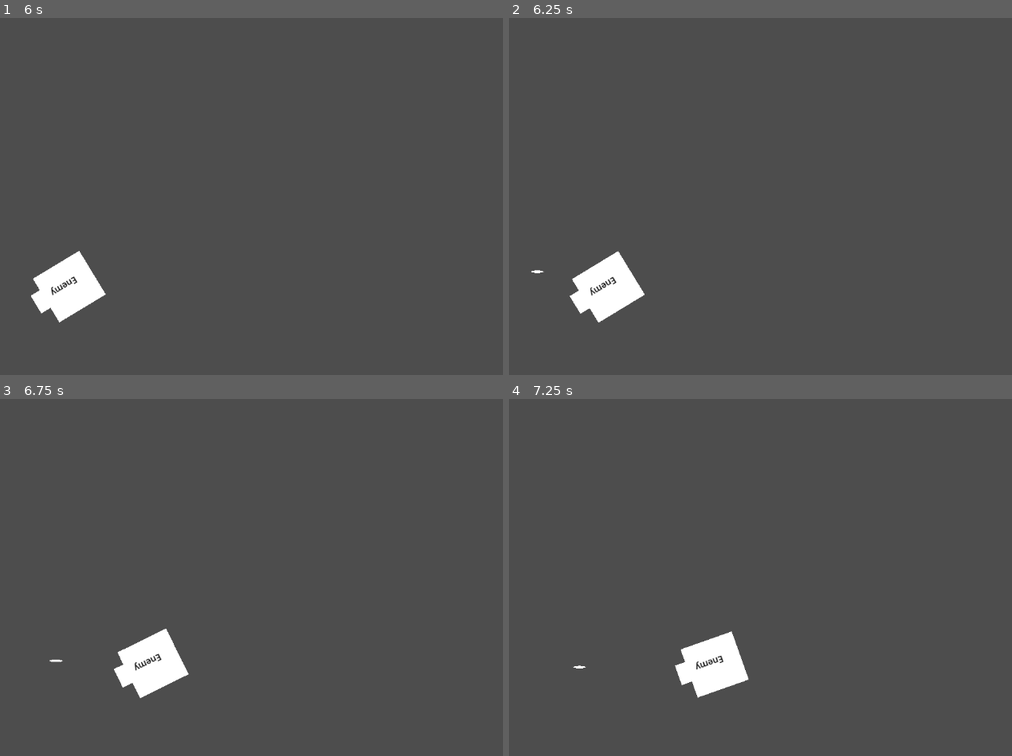
Above: before the commit, frames 1-4 (two rows, left to right).
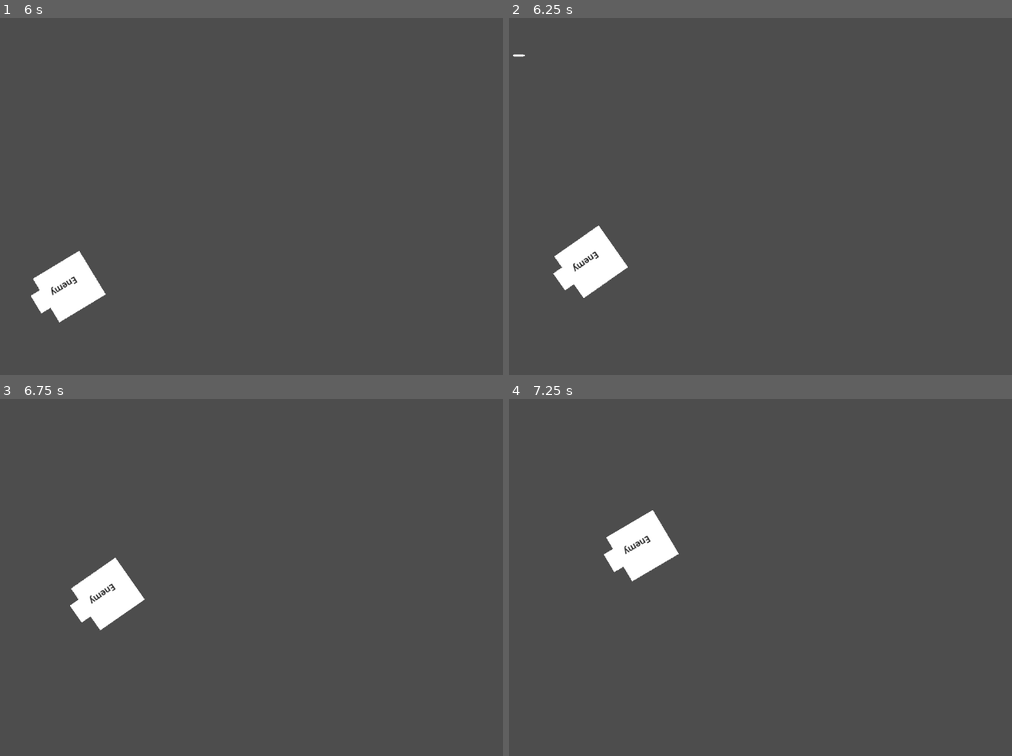
Above: after the commit, the same moments.

Repository: bookworm6/GodsOfPixels
Game: Godot game, scene res://source/main.tscn
Two runs of this game, one before a commit and one after it. Both use one fixed random seed, a clock stepped at 60 frames per second and the inputs below.
Inputs:
- Up to frame 1 (6 s): tap Enter at 0.5, 2.75, 4.25 s; hold A (a) 0.53-1.28 s; tap D (d) at 0.8, 1.35, 3.05, 4.35, 5.3 s; tap S (s) at 1.55, 3.8 s; tap Space (SPACEBAR) at 2, 2.85, 3.5, 5 s; hold S (s) 2.03-2.78 s; tap A (a) at 2.3, 4.55 s; hold A (a) 3.53-4.28 s; hold S (s) 5.03-5.78 s; tap W (w) at 5.85 s
- Up to frame 2 (6.25 s): tap S (s) at 6.05 s
- Up to frame 3 (6.75 s): hold A (a) from 6.53 s (still down)
- Up to frame 4 (7.25 s): keep holding A (a)

Frame 1 is identical in both runs. In frame 2, 2.2% of the frame differs, in the area x 0-27%, y 10-86%; in frame 3, 3.4%, in the area x 9-38%, y 44-84%; in frame 4, 3.4%.

Commit message:
no real changes just committing before I pull

Diff:
--- a/project/source/enemy.gd
+++ b/project/source/enemy.gd
@@ -92,7 +92,7 @@
 
 
 func _on_shoot_timer_timeout():
-	shoot.emit(position,targetPosition)
+	shoot.emit($BulletOriginPoint.position,targetPosition)
 	shootTimerStarted = false
 
 func setTargetPosition(vector2Position):
--- a/project/source/enemy.tscn
+++ b/project/source/enemy.tscn
@@ -3,7 +3,7 @@
 [ext_resource type="Script" path="res://source/enemy.gd" id="1_d1pvh"]
 
 [sub_resource type="RectangleShape2D" id="RectangleShape2D_g4i6o"]
-size = Vector2(4.8, 12)
+size = Vector2(4.75001, 10.2)
 
 [sub_resource type="BoxMesh" id="BoxMesh_3qiwm"]
 
@@ -11,7 +11,7 @@
 script = ExtResource("1_d1pvh")
 
 [node name="CollisionShape2D" type="CollisionShape2D" parent="."]
-position = Vector2(0, -8)
+position = Vector2(-9.00009, -7.50011)
 rotation = 1.5708
 scale = Vector2(20, 10)
 shape = SubResource("RectangleShape2D_g4i6o")
